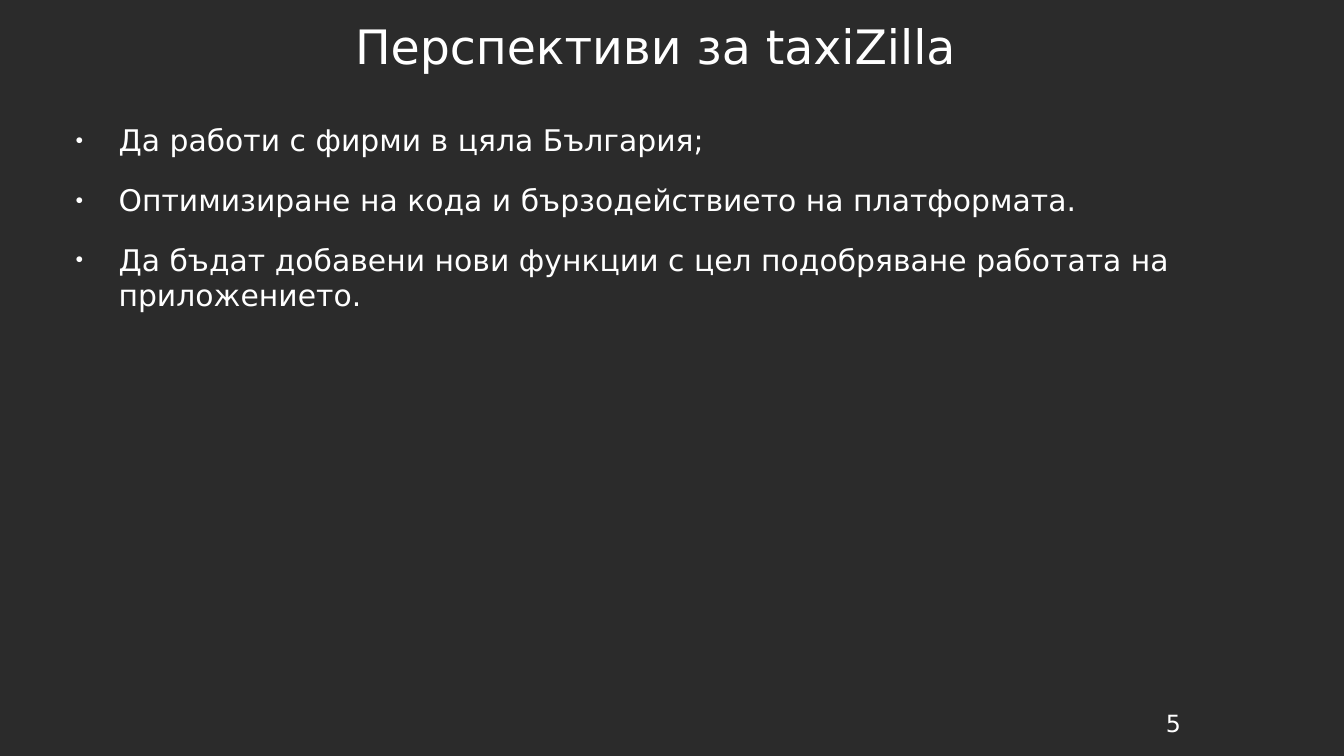
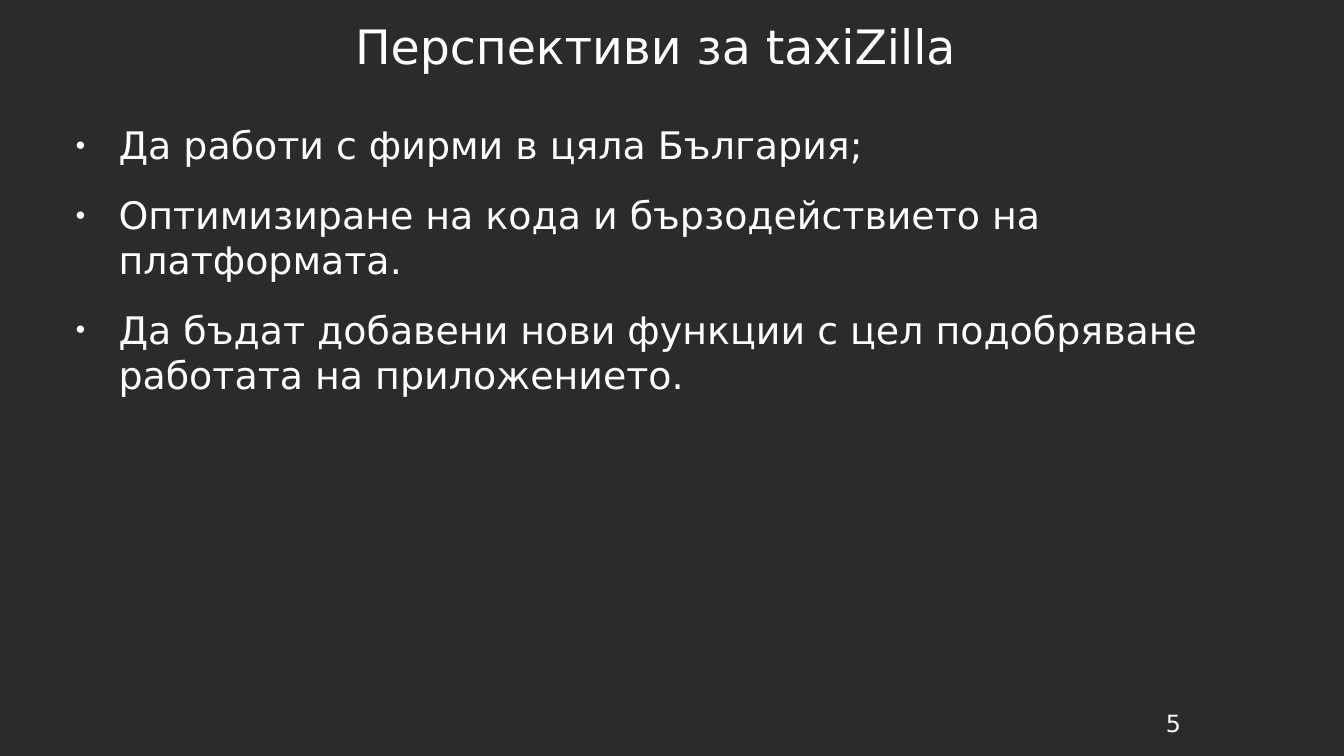
Before and after one commit to delyan-boychev/taxiZilla, a slide deck: slide 5 of documents/taxiZilla-Presentation.odp. Drawn at 1344x756 pixels with LibreOffice and Linux fonts; fonts in the diff are those of the drawing; background and template pictures are left out; a plain dark background stands for a picture behind light text. Boxes give left, top, right and bottom in pixels: in the first picture for what was removed or moved away, otherwise in the second. Text is boxed around its words. In the diff, an @@ line names an element or a change of style, - is before the commit and + after.

```diff
--- a/documents/taxiZilla-Presentation.odp
+++ b/documents/taxiZilla-Presentation.odp
@@ text "Да работи с фирми в ..." at (119,129,1197,397): size 17.6 to 22.4 pt @@
```
Also in this commit, not shown: 2 other slides changed.
